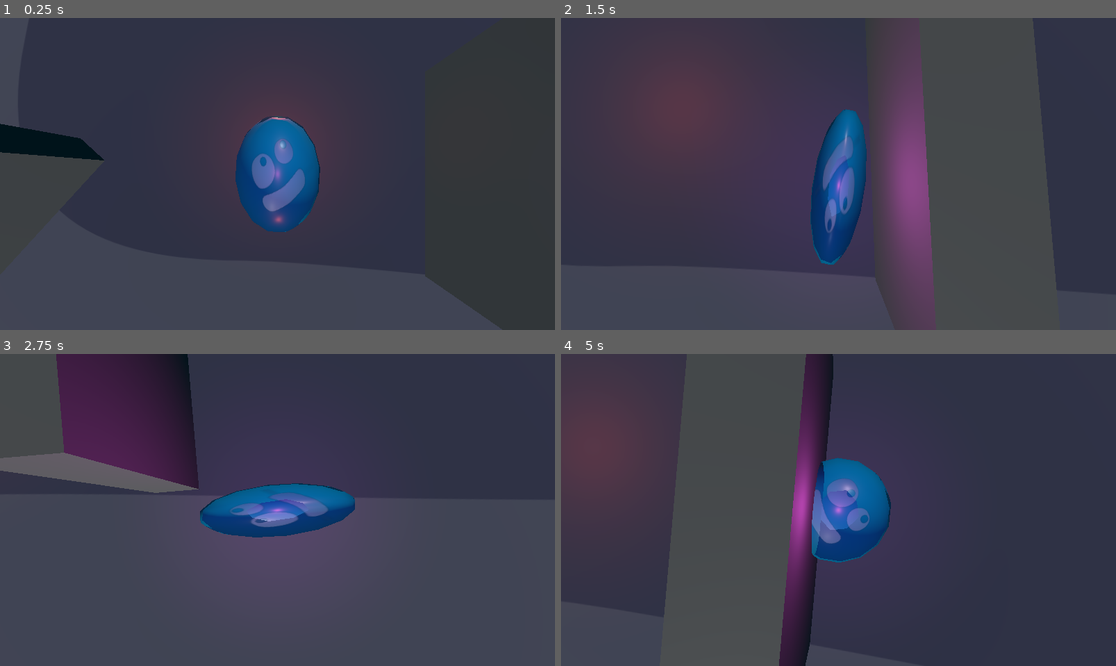
Above: before the commit, frames 1-4 (two rows, left to right).
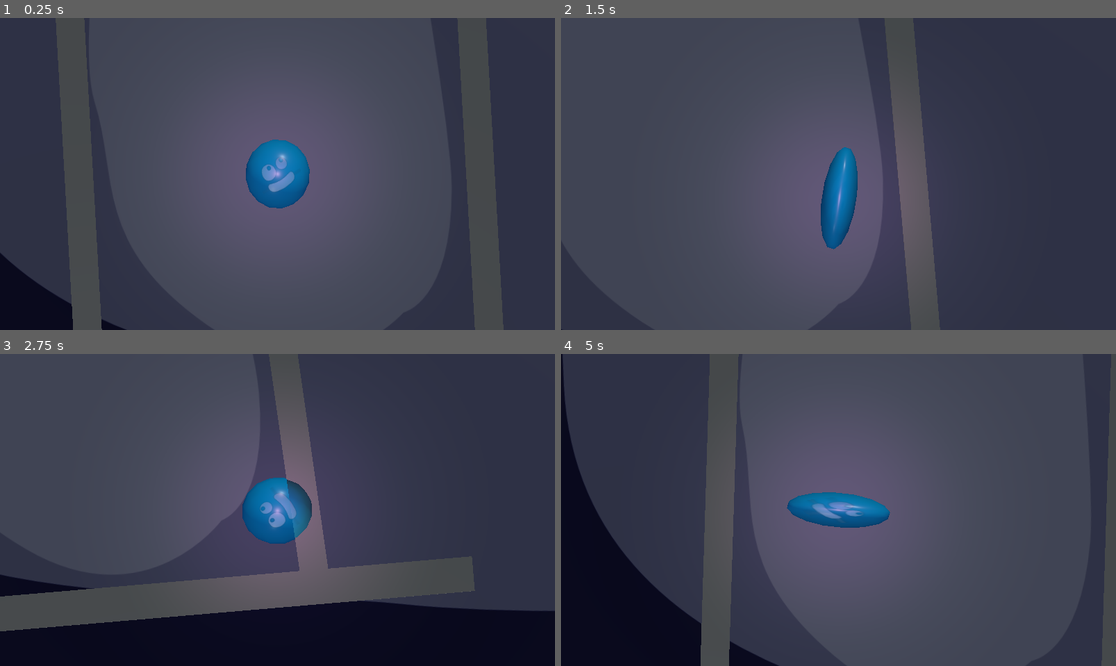
Above: after the commit, the same moments.

Repository: MrMinimal/ggj-2025
Game: Godot game, scene res://main.tscn
Same seed, same stepped clock (60 frames per second), same inputs: the game is played once before the commit and once after it.
Inputs:
- Up to frame 1 (0.25 s): no input
- Up to frame 2 (1.5 s): hold D (move_right) 0.53-1.28 s; hold S (move_backward) from 1.28 s (still down)
- Up to frame 3 (2.75 s): release S (move_backward) at 2.03 s; hold D (move_right) from 2.03 s (still down)
- Up to frame 4 (5 s): release D (move_right) at 2.78 s; hold W (move_forward) 2.78-3.53 s; hold A (move_left) from 3.53 s (still down)

The runs differ from the first frame. In frame 1, 36% of the frame differs, in the area x 0-82%, y 6-100%; in frame 2, 19%; in frame 3, 38%; in frame 4, 43%, in the area x 0-75%, y 0-100%.

Commit message:
Fix level rotation

Diff:
--- a/player.tscn
+++ b/player.tscn
@@ -11,12 +11,11 @@
 [node name="CollisionShape3D" type="CollisionShape3D" parent="."]
 shape = SubResource("SphereShape3D_i3pqv")
 
-[node name="CSGBox3D" type="CSGBox3D" parent="."]
-visible = false
-
 [node name="Camera3D" type="Camera3D" parent="."]
-transform = Transform3D(1, 0, 0, 0, -4.37114e-08, 1, 0, -1, -4.37114e-08, 0, 3.971, 0)
+transform = Transform3D(1, 0, 0, 0, -4.37114e-08, 1, 0, -1, -4.37114e-08, 0, 12.3065, 0)
+projection = 1
 current = true
+size = 9.0
 
 [node name="OmniLight3D" type="OmniLight3D" parent="."]
 transform = Transform3D(1, 0, 0, 0, 1, 0, 0, 0, 1, 0, 1.81388, 0)
@@ -24,3 +23,7 @@
 
 [node name="bubble" parent="." instance=ExtResource("2_onrkg")]
 transform = Transform3D(0.5, 0, 0, 0, 0.5, 0, 0, 0, 0.5, 0, 0, 0)
+
+[node name="SpotLight3D" type="SpotLight3D" parent="."]
+transform = Transform3D(1, 0, 0, 0, 2.98023e-08, 1, 0, -1, 2.98023e-08, 0, 5.194, 0)
+spot_range = 13.1141
--- a/scenes/level_0/level_0.tscn
+++ b/scenes/level_0/level_0.tscn
@@ -1,7 +1,8 @@
-[gd_scene load_steps=5 format=3 uid="uid://djmtmce8pftpl"]
+[gd_scene load_steps=6 format=3 uid="uid://djmtmce8pftpl"]
 
 [ext_resource type="PackedScene" uid="uid://ynqur6rwkslu" path="res://cube_collision.tscn" id="1_epnma"]
 [ext_resource type="Texture2D" uid="uid://bahf0ns1li3pr" path="res://assets/Untergrund.png" id="1_iwtyf"]
+[ext_resource type="PackedScene" uid="uid://bh7uqlf3024g4" path="res://player.tscn" id="3_7nfv4"]
 
 [sub_resource type="StandardMaterial3D" id="StandardMaterial3D_7nfv4"]
 albedo_texture = ExtResource("1_iwtyf")
@@ -11,7 +12,8 @@
 [node name="Level0" type="Node3D"]
 
 [node name="CSGBox3D" type="CSGBox3D" parent="."]
-transform = Transform3D(100, 0, 0, 0, 1, 0, 0, 0, 100, 3.52905, -0.497715, -1.86962)
+transform = Transform3D(-4.37114e-06, 0, -100, 0, 1, 0, 100, 0, -4.37114e-06, 3.52905, -0.497715, -1.86962)
+flip_faces = true
 size = Vector3(1, 0.25293, 1)
 material = SubResource("StandardMaterial3D_7nfv4")
 
@@ -24,15 +26,14 @@
 transform = Transform3D(0.657285, 0.70941, -0.254388, -0.541413, 0.679286, 0.495422, 0.52426, -0.187905, 0.830568, -0.279241, 0.98068, -0.457931)
 light_energy = 0.398
 
-[node name="OmniLight3D" type="OmniLight3D" parent="."]
-transform = Transform3D(1, 0, 0, 0, 1, 0, 0, 0, 1, 0, 1.02279, -0.965338)
-light_color = Color(0.85668, 0.277169, 0.17826, 1)
-
 [node name="Node3D" parent="." instance=ExtResource("1_epnma")]
-transform = Transform3D(1, 0, 0, 0, 2.94146, 0, 0, 0, 6.22514, 5, 1.28108, 0)
-
-[node name="Node3D2" parent="." instance=ExtResource("1_epnma")]
-transform = Transform3D(0.737395, 0, -4.20484, 0, 2.94146, 0, 0.675462, 0, 4.59039, -3.05859, 1.28108, -8.65953)
+transform = Transform3D(-4.37114e-08, 0, -16.1146, 0, 2.94146, 0, 1, 0, -7.04391e-07, -28.1568, -0.795891, 40.7961)
 
 [node name="Node3D3" parent="." instance=ExtResource("1_epnma")]
-transform = Transform3D(0.737395, 0, -4.20484, 0, 2.94146, 0, 0.675462, 0, 4.59039, -7.74845, 1.28108, 1.54538)
+transform = Transform3D(-0.823704, 0, -1.43806, 0, 2.94146, 0, 0.0464411, 0, -25.5058, -25.3794, -0.792928, 27.8148)
+
+[node name="Node3D4" parent="." instance=ExtResource("1_epnma")]
+transform = Transform3D(-0.823704, 0, -1.43806, 0, 2.94146, 0, 0.0464411, 0, -25.5058, -36.9718, -0.785892, 27.8097)
+
+[node name="Player" parent="." instance=ExtResource("3_7nfv4")]
+transform = Transform3D(-4.37114e-08, 0, -1, 0, 1, 0, 1, 0, -4.37114e-08, -30.8502, 0.144678, 34.6538)
